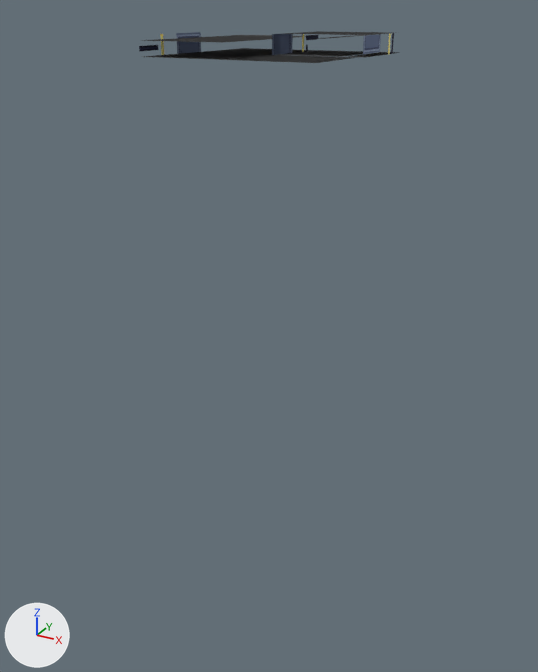
Renders of the glTF model MapObjects/Trapdoor/Trapdoor.gltf from each side of a commit.
Both versions are drawn from a 50 mm lens placed at (3.92, -7.3, -0.76), pointed at (-0.07, -0.04, -4.39). The axes (+X, +Y, +Z) are drawn at lower left. The lights are the same throughout. The first picture is the older version. Where no turn or scale is listed for an object, it has been applied to the vertices. Vertices at exactly the same position are counted once.

The first picture shows 'Left', 'Plane', 'Right'.
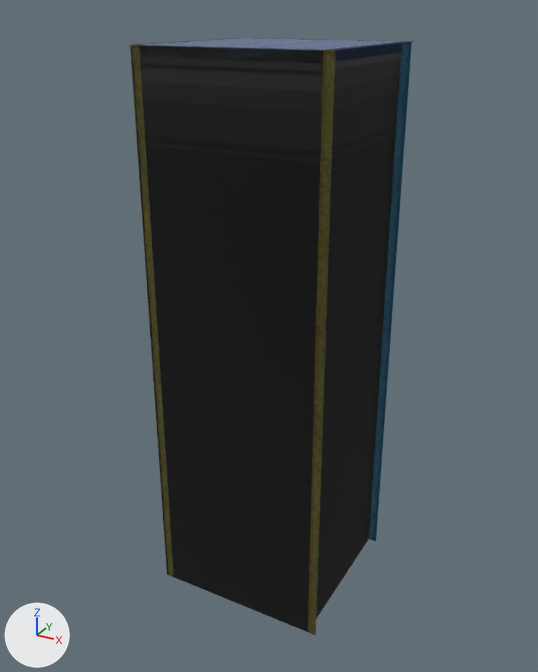
The newer file is also rescaled (x0.9), turned or shifted as a whole; pictures and numbers use the older file's frame.

What differs and where, as boxes [x1, y1, x2, y2] in the pictures (538 x 672 px):
```json
{"object": "Pit", "change": "added", "after": [130, 38, 415, 635]}
{"object": "Plane", "change": "deleted", "before": [140, 35, 306, 43]}
{"part": 1, "of": "me_mesh_0", "change": "surface changed", "before": [139, 39, 314, 59], "after": [139, 39, 314, 59]}
{"part": 2, "of": "me_mesh_1", "change": "surface changed", "before": [229, 31, 400, 63], "after": [226, 40, 402, 62]}
```

The change, as JSON lines over the scene's bpy script:
```json
{"block": "me_mesh_0", "where": "# used by ob_left; location = (0.0, 0.0, 0.0)"}
{"op": "remove", "block": "me_mesh_0", "code": "me_mesh_0.from_pydata(...)  # 8 vertices, 12 faces; spans x -1.0..0.0, y -1.0..1.0, z -1.2..-1.0"}
{"op": "add", "block": "me_mesh_0", "code": "me_mesh_0.from_pydata(...)  # 8 vertices, 12 faces; spans x -1.0..0.0, y -1.0..1.0, z -1.2..-1.09"}
{"block": "me_mesh_0", "change": "me_mesh_0 part 1: texture (UV) coordinates of 12 of 12 faces, centred in x -1.0..0.0, y -1.0..1.0, z -1.2..-1.0, changed; they spanned u 0.0..0.64, v 0.49..1.0 and now span u 0.5..0.71, v 0.75..1.0"}
{"block": "me_mesh_0", "change": "edits to the shape of me_mesh_0 do not show in these pictures"}
{"block": "me_mesh_1", "where": "# used by ob_right; location = (0.0, 0.0, 0.0)"}
{"op": "remove", "block": "me_mesh_1", "code": "me_mesh_1.from_pydata(...)  # 8 vertices, 12 faces; spans x 0.0..1.0, y -1.0..1.0, z -1.2..-1.0"}
{"op": "add", "block": "me_mesh_1", "code": "me_mesh_1.from_pydata(...)  # 8 vertices, 12 faces; spans x 0.0..1.0, y -1.0..1.0, z -1.2..-1.09"}
{"block": "me_mesh_1", "change": "me_mesh_1 part 2: texture (UV) coordinates of 12 of 12 faces, centred in x 0.0..1.0, y -1.0..1.0, z -1.2..-1.0, changed; they spanned u 0.13..0.64, v 0.49..0.94 and now span u 0.48..0.71, v 0.39..0.84"}
{"block": "me_mesh_1", "change": "edits to the shape of me_mesh_1 do not show in these pictures"}
{"op": "add", "block": "me_mesh_2_1", "code": ["me_mesh_2_1 = bpy.data.meshes.new('Mesh_2')", "me_mesh_2_1.from_pydata(...)  # 24 vertices, 48 faces; spans x -1.11..1.11, y -1.11..1.11, z -7.78..-1.11", "me_mesh_2_1.materials.append(mat_material_0)"]}
{"op": "remove", "block": "ob_plane", "code": ["ob_plane = bpy.data.objects.new('Plane', me_mesh_2)", "ob_plane.location = (0.0, 0.0, -2.25)"]}
{"op": "add", "block": "ob_pit", "code": ["ob_pit = bpy.data.objects.new('Pit', me_mesh_2_1)", "ob_pit.location = (0.0, 0.0, 0.02)"]}
```
